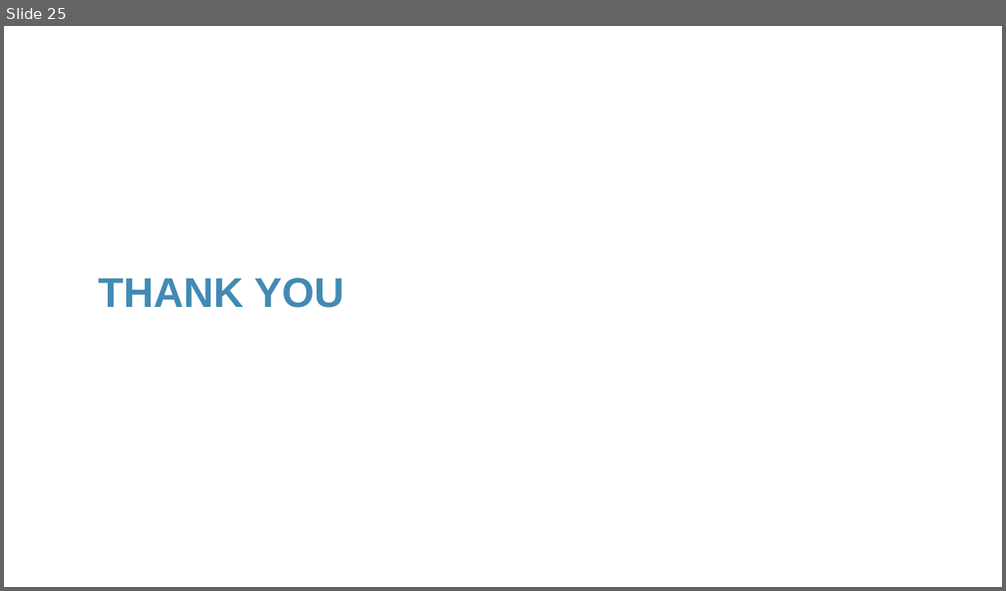
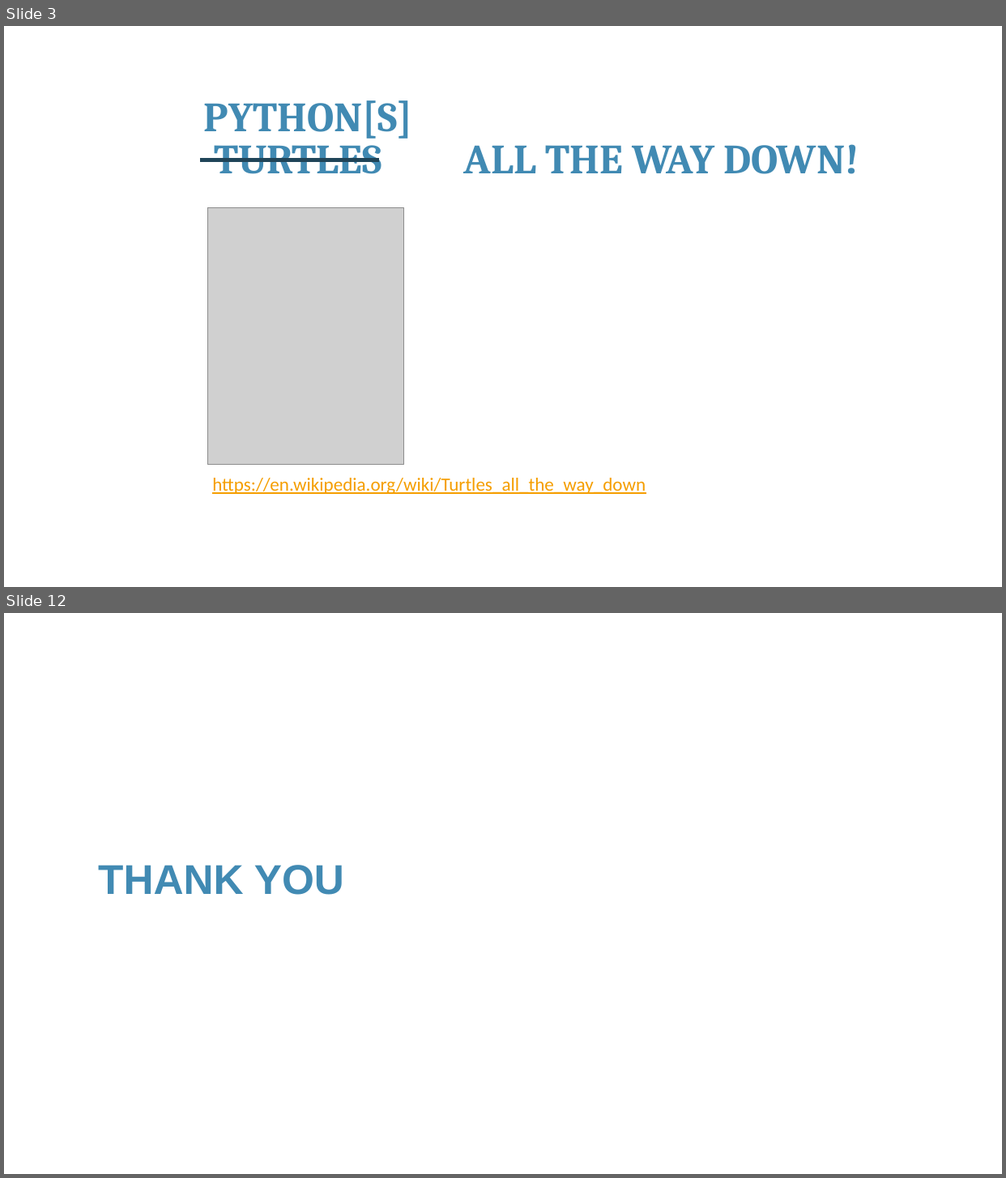
Before and after one commit to franckalbinet/iot-nbtc-itu, a slide deck: presentations/session-3-building-iot-products-programming-aspects.pptx. Shown one above the other, each under a label of ours: slide 25 before the commit, slides 3 and 12 after it; the slides between them are not shown. The pictures are 1006x591 and 1006x1178 pixels, drawn with LibreOffice and Linux fonts; fonts in the diff are those of the drawing; grey boxes stand for pictures; background and template pictures are left out. Boxes give left, top, right and bottom in pixels: in the first picture for what was removed or moved away, otherwise in the second. Text is boxed around its words. In the diff, an @@ line names an element or a change of style, - is before the commit and + after.

```diff
--- a/presentations/session-3-building-iot-products-programming-aspects.pptx
+++ b/presentations/session-3-building-iot-products-programming-aspects.pptx
@@ slide 3 added at (x1=4, y1=26, x2=1002, y2=587), background #FFFFFF @@
@@ text added at (x1=204, y1=101, x2=413, y2=139), 40 pt, text #418AB3, bold @@
+PYTHON[S]
@@ text added at (x1=214, y1=135, x2=859, y2=174), 40 pt, text #418AB3, bold @@
+TURTLES ALL THE WAY DOWN!
@@ line added from (200, 160) to (379, 160), #20455A 4 pt @@
@@ picture added at (x1=207, y1=208, x2=404, y2=465) @@
@@ text added at (x1=212, y1=478, x2=646, y2=494), 18 pt, text #F59E00, underline @@
+https://en.wikipedia.org/wiki/Turtles_all_the_way_down
@@ what was slide 25 is now slide 12 @@
```
Also in this commit, not shown: 1 slide changed, 9 other slides added, 23 slides removed, 2 other files.
